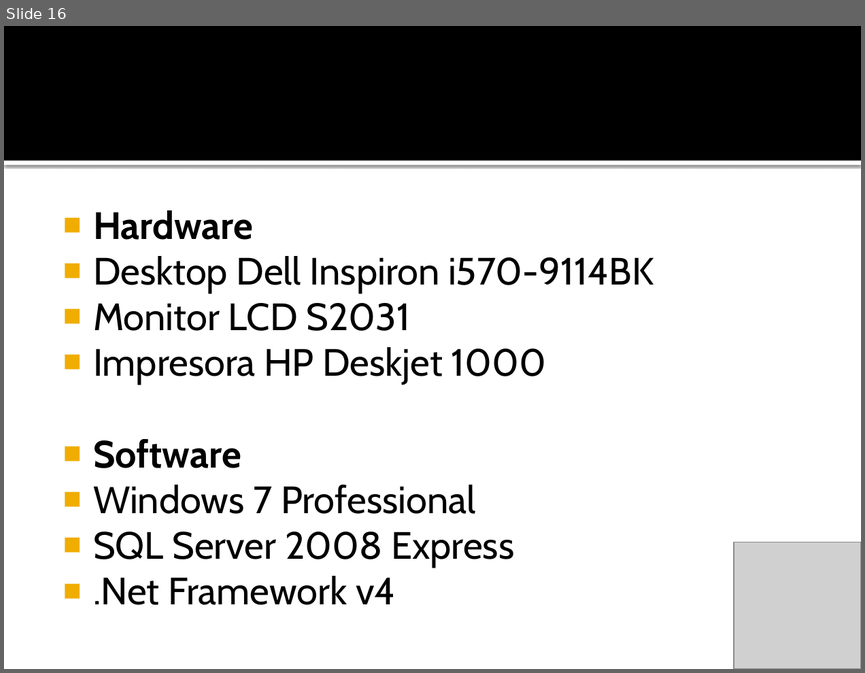
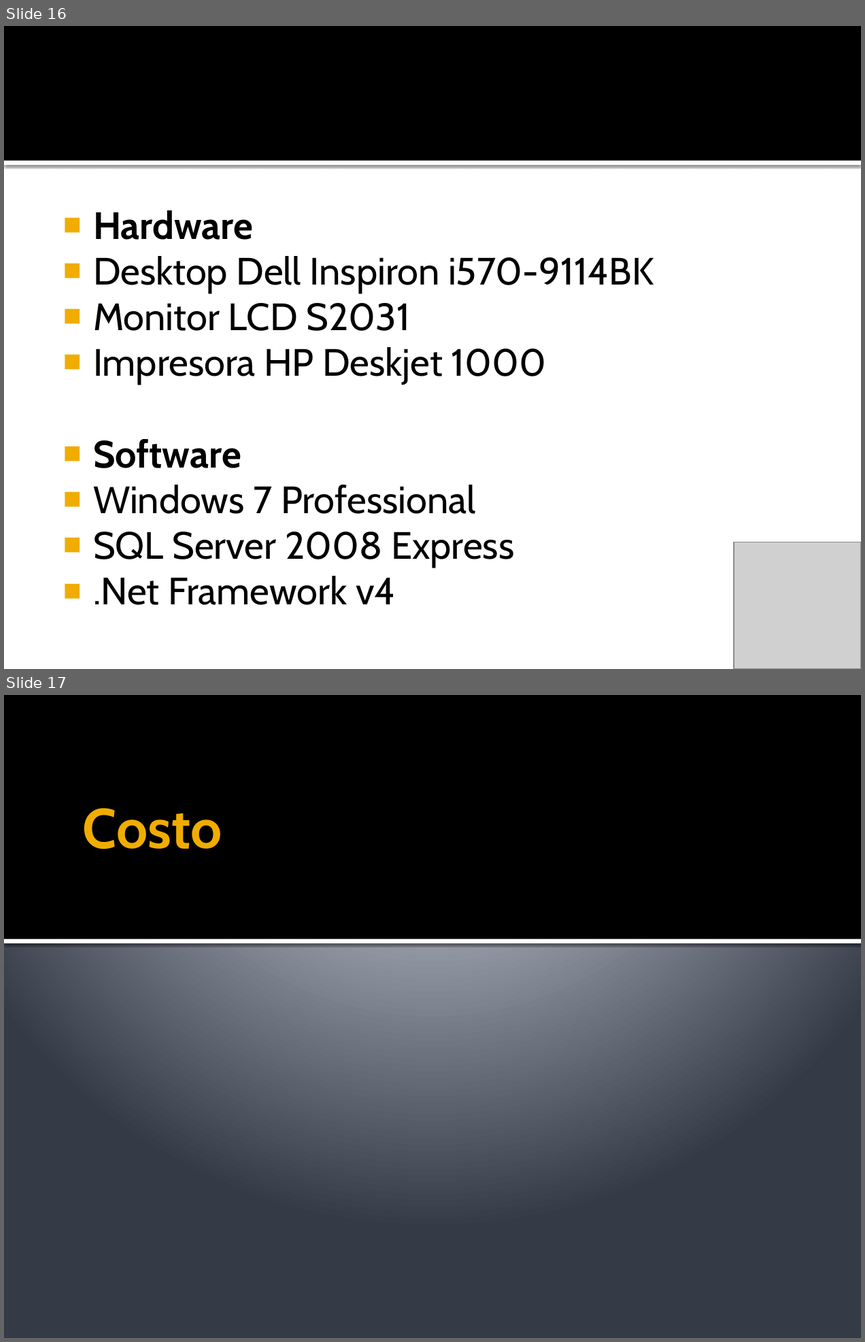
Before and after one commit to ludwingperezt/proyecto-ayd2-documentacion, a slide deck: Propuesta (Doc y Diap)/Dattex-Plus.pptx. Shown one above the other, each under a label of ours: slide 16 before the commit, slides 16 and 17 after it. The pictures are 865x673 and 865x1342 pixels, drawn with LibreOffice and Linux fonts; fonts in the diff are those of the drawing; grey boxes stand for pictures. Boxes give left, top, right and bottom in pixels: in the first picture for what was removed or moved away, otherwise in the second. Text is boxed around its words. In the diff, an @@ line names an element or a change of style, - is before the commit and + after.

Commit message:
Actualicé la presentación, agregué la tabla costo beneficio

```diff
--- a/Propuesta (Doc y Diap)/Dattex-Plus.pptx
+++ b/Propuesta (Doc y Diap)/Dattex-Plus.pptx
@@ slide 17 added at [4, 695, 861, 1338], background gradient #C1C5D3 to #BFC4D2 to #353B47 @@
@@ rectangle added at [4, 695, 861, 939], fill #000000 @@
@@ title added at [83, 808, 222, 849], 47 pt, text #F0AD00, bold @@
+Costo
@@ rectangle added at [4, 939, 861, 943], fill #FFFFFF @@
```
Also in this commit, not shown: 1 other slide added.
